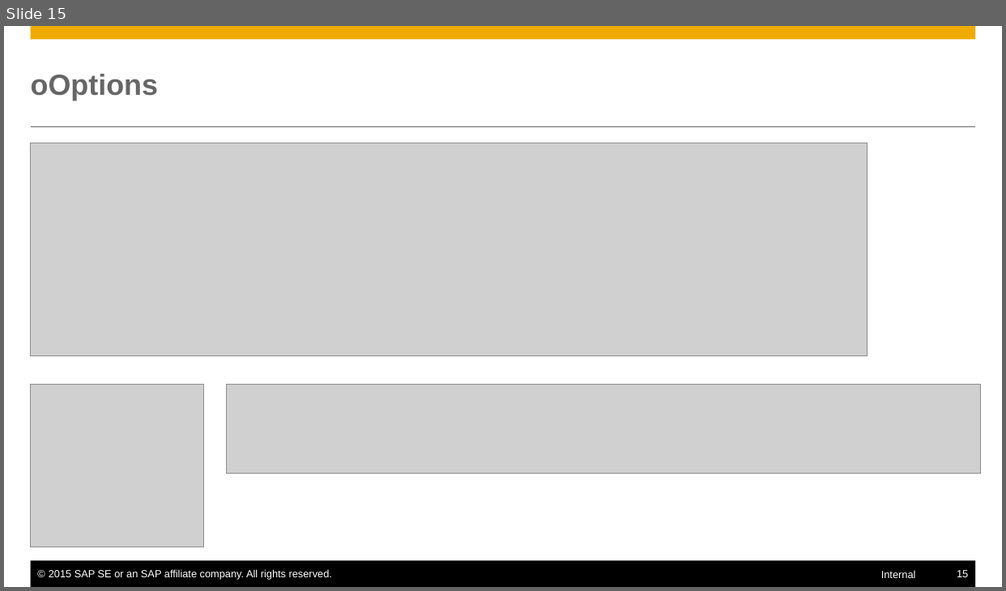
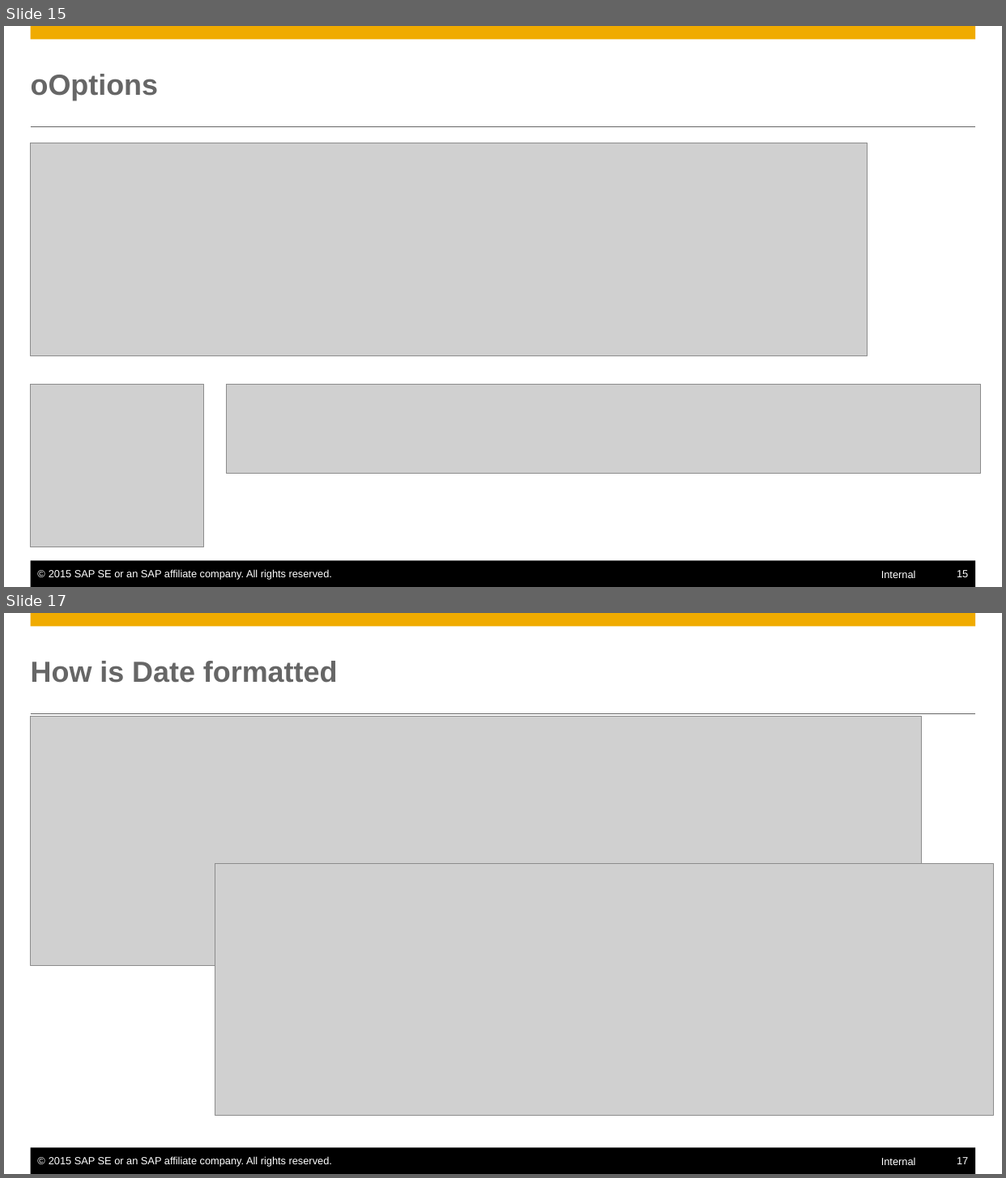
Before and after one commit to mxpang/jerryslide, a slide deck: training/04_Globalization.pptx. Shown one above the other, each under a label of ours: slide 15 before the commit, slides 15 and 17 after it; the slides between them are not shown. The pictures are 1006x591 and 1006x1178 pixels, drawn with LibreOffice and Linux fonts; fonts in the diff are those of the drawing; grey boxes stand for pictures. Boxes give left, top, right and bottom in pixels: in the first picture for what was removed or moved away, otherwise in the second. Text is boxed around its words. In the diff, an @@ line names an element or a change of style, - is before the commit and + after.

Commit message:
date format ok

```diff
--- a/training/04_Globalization.pptx
+++ b/training/04_Globalization.pptx
@@ slide 17 added at (4,613,1002,1174), background #FFFFFF; not listed: 6 template elements that a slide beside it also shows @@
@@ title added at (31,661,337,683), 28 pt, text #666666, bold @@
+How is Date formatted
@@ picture added at (30,716,921,965) @@
@@ picture added at (215,863,993,1116) @@
```
Also in this commit, not shown: 2 other slides added, 1 slide removed.
